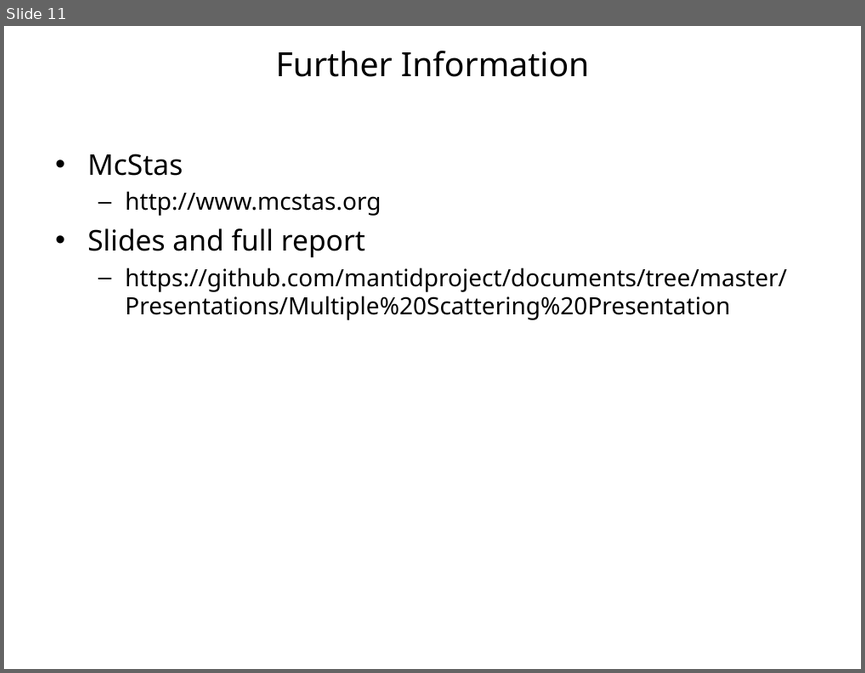
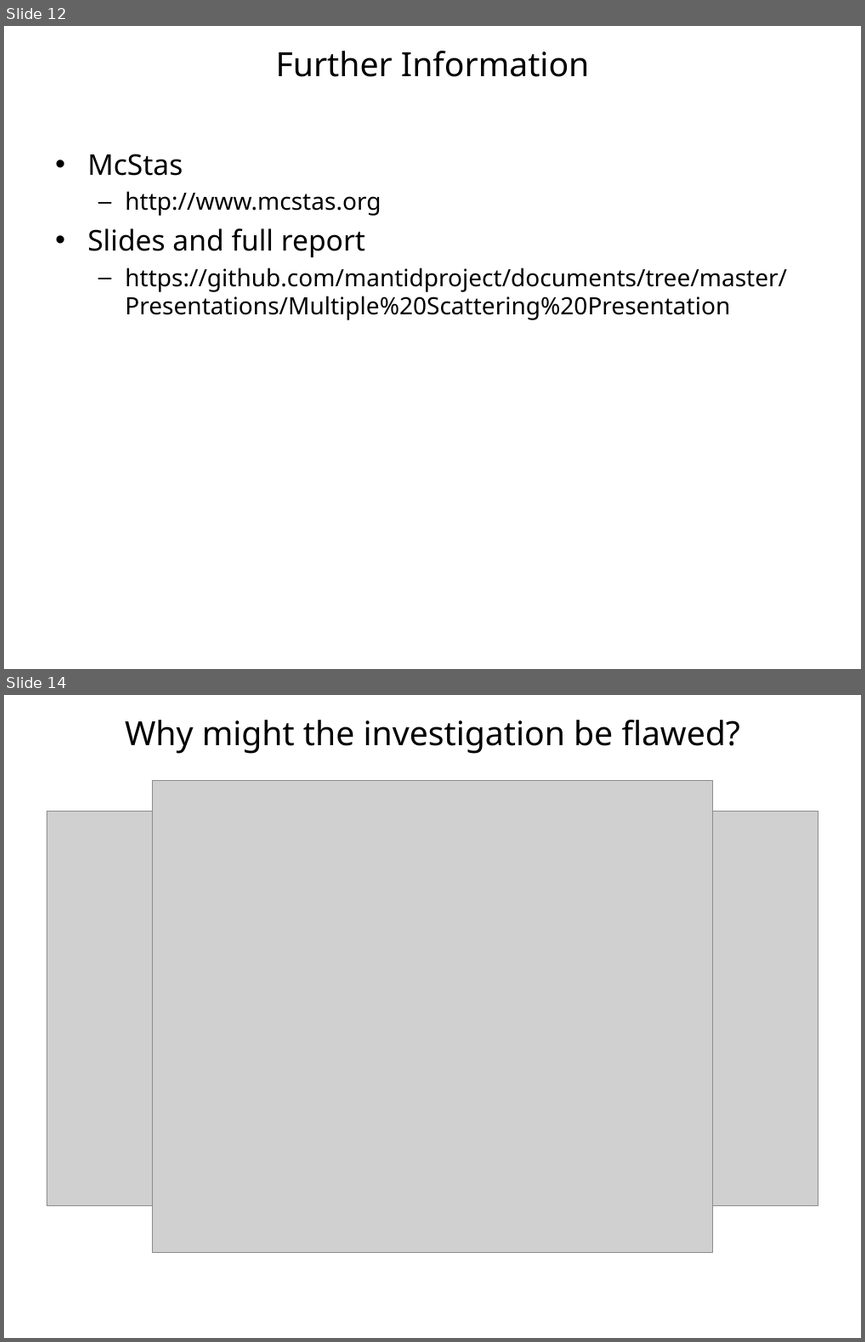
Before and after one commit to mantidproject/documents, a slide deck: Presentations/Multiple Scattering Presentation/Investigating multiple scattering with McStas.ppt. Shown one above the other, each under a label of ours: slide 11 before the commit, slides 12 and 14 after it; the slides between them are not shown. The pictures are 865x673 and 865x1342 pixels, drawn with LibreOffice and Linux fonts; fonts in the diff are those of the drawing; grey boxes stand for pictures; background and template pictures are left out. Boxes give left, top, right and bottom in pixels: in the first picture for what was removed or moved away, otherwise in the second. Text is boxed around its words. In the diff, an @@ line names an element or a change of style, - is before the commit and + after.

```diff
--- a/Presentations/Multiple Scattering Presentation/Investigating multiple scattering with McStas.ppt
+++ b/Presentations/Multiple Scattering Presentation/Investigating multiple scattering with McStas.ppt
@@ slide 14 added at (4, 695, 861, 1338), background #FFFFFF @@
@@ title added at (125, 720, 740, 754), 28 pt, text #000000 @@
+Why might the investigation be flawed?
@@ picture added at (152, 781, 713, 1252) @@
@@ picture added at (46, 811, 818, 1206) @@
@@ what was slide 11 is now slide 12 @@
```
Also in this commit, not shown: 5 slides changed, 3 other slides added, 1 slide removed.
